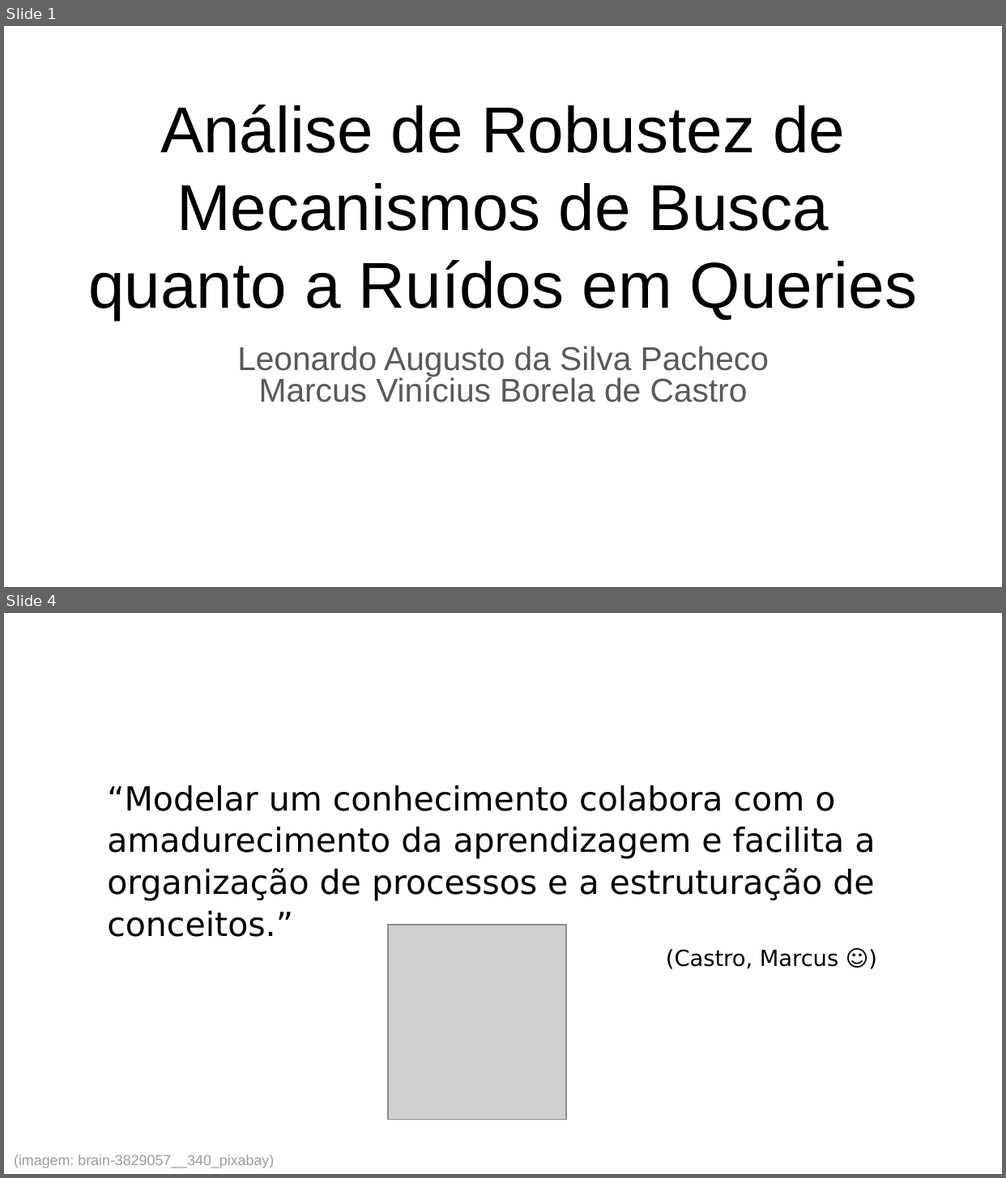
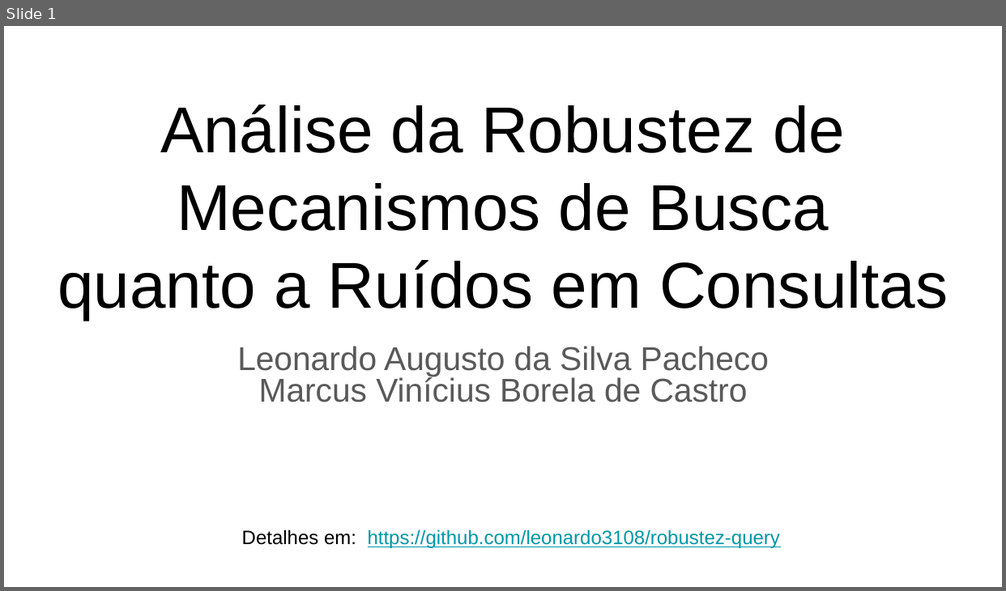
Before and after one commit to leonardo3108/robustez-query, a slide deck: docs/presentations/Apresentação final - 20211209.pptx. Shown one above the other, each under a label of ours: slides 1 and 4 before the commit, slide 1 after it; the slides between them are not shown. The pictures are 1006x1178 and 1006x591 pixels, drawn with LibreOffice and Linux fonts; fonts in the diff are those of the drawing; grey boxes stand for pictures. Boxes give left, top, right and bottom in pixels: in the first picture for what was removed or moved away, otherwise in the second. Text is boxed around its words. In the diff, an @@ line names an element or a change of style, - is before the commit and + after.

```diff
--- a/docs/presentations/Apresentação final - 20211209.pptx
+++ b/docs/presentations/Apresentação final - 20211209.pptx
@@ slide 4 removed at bbox=[4, 613, 1002, 1174], background #FFFFFF @@
@@ text removed at bbox=[107, 785, 875, 969] @@
-“Modelar um conhecimento colabora com o amadurecimento da aprendizagem e facilita a organização de processos e a estruturação de conceitos.”
-(Castro, Marcus ☺)
@@ picture removed at bbox=[388, 924, 567, 1119] @@
@@ text removed at bbox=[14, 1155, 274, 1169] @@
-(imagem: brain-3829057__340_pixabay)
@@ slide 1 changed as well @@
@@ title at bbox=[57, 105, 948, 320]: text changed @@
-Análise de Robustez de Mecanismos de Busca
-quanto a Ruídos em Queries
+Análise da Robustez de Mecanismos de Busca
+quanto a Ruídos em Consultas
@@ text added at bbox=[242, 530, 780, 548], 14 pt, text #0097A7, underline @@
+Detalhes em: https://github.com/leonardo3108/robustez-query
```
Also in this commit, not shown: 1 other slide changed, 11 slides added, 29 other slides removed.
